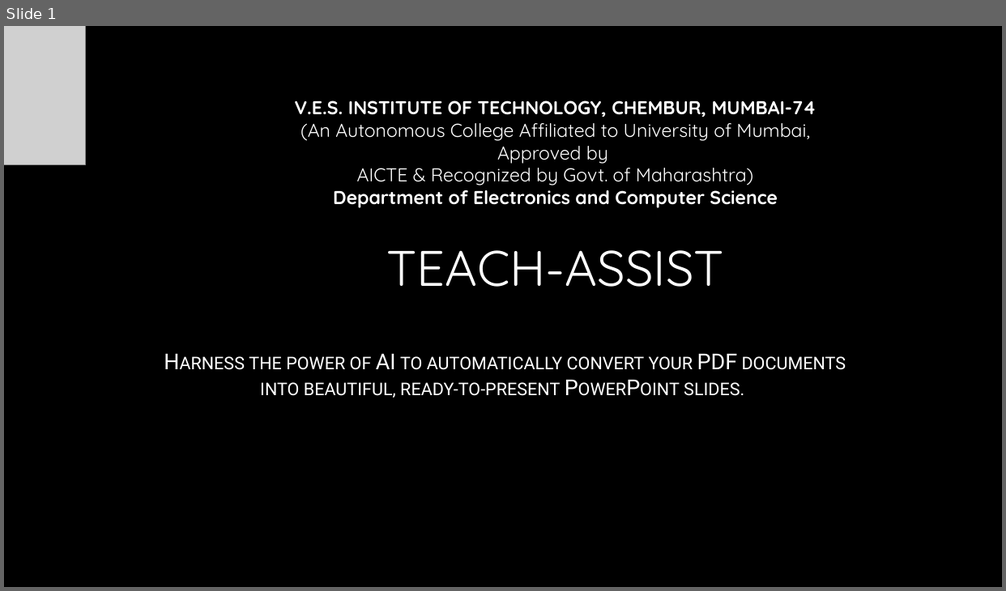
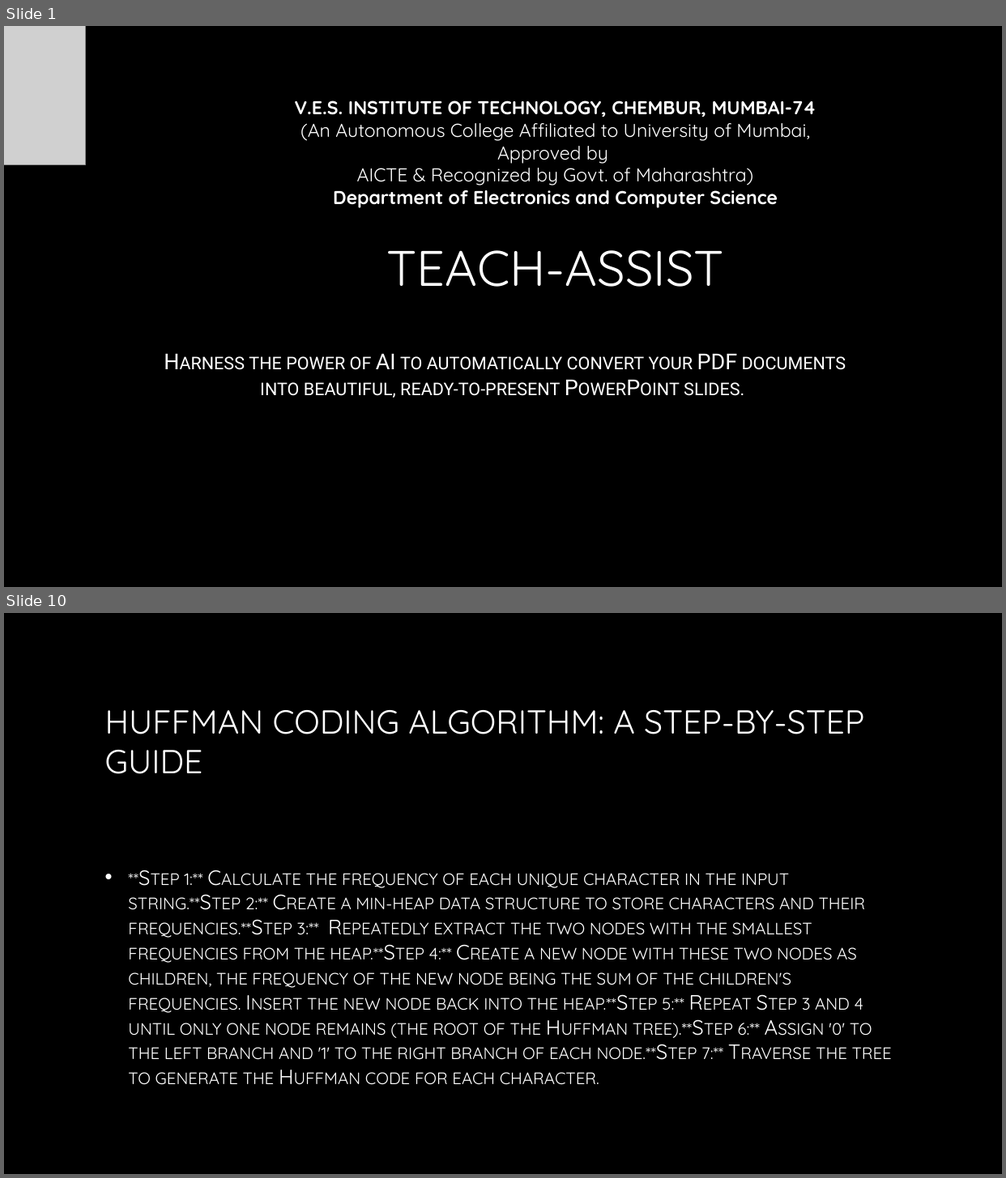
Before and after one commit to AdityaB-11/Pdf_to_presentation_GenAI, a slide deck: output/generated_presentation.pptx. Shown one above the other, each under a label of ours: slide 1 before the commit, slides 1 and 10 after it; the slides between them are not shown. The pictures are 1006x591 and 1006x1178 pixels, drawn with LibreOffice and Linux fonts; fonts in the diff are those of the drawing; grey boxes stand for pictures; background and template pictures are left out. Boxes give left, top, right and bottom in pixels: in the first picture for what was removed or moved away, otherwise in the second. Text is boxed around its words. In the diff, an @@ line names an element or a change of style, - is before the commit and + after.

```diff
--- a/output/generated_presentation.pptx
+++ b/output/generated_presentation.pptx
@@ slide 10 added at box(4, 613, 1002, 1174), background picture (left out) @@
@@ title added at box(105, 710, 864, 774), 32 pt, text gradient #FFFFFF to #A6A6A6 @@
+HUFFMAN CODING ALGORITHM: A STEP-BY-STEP GUIDE
@@ text added at box(128, 873, 892, 1085), 20 pt, text gradient #FFFFFF to #BFBFBF, small capitals @@
+• **Step 1:** Calculate the frequency of each unique character in the input string.**Step 2:** Create a min-heap data structure to store characters and their frequencies.**Step 3:** Repeatedly extract the two nodes with the smallest frequencies from the heap.**Step 4:** Create a new node with these two nodes as children, the frequency of the new node being the sum of the children's frequencies. Insert the new node back into the heap.**Step 5:** Repeat Step 3 and 4 until only one node remains (the root of the Huffman tree).**Step 6:** Assign '0' to the left branch and '1' to the right branch of each node.**Step 7:** Traverse the tree to generate the Huffman code for each character.
```
Also in this commit, not shown: 2 slides changed, 11 other slides added, 8 slides removed, 4 other files.
